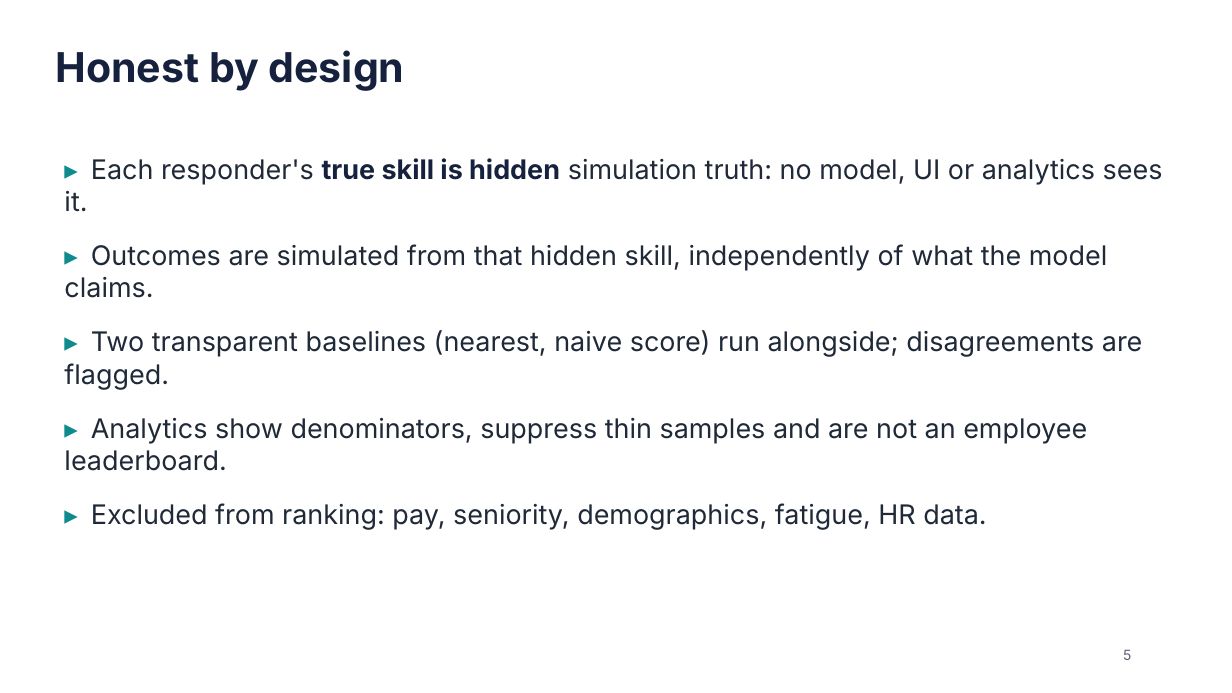
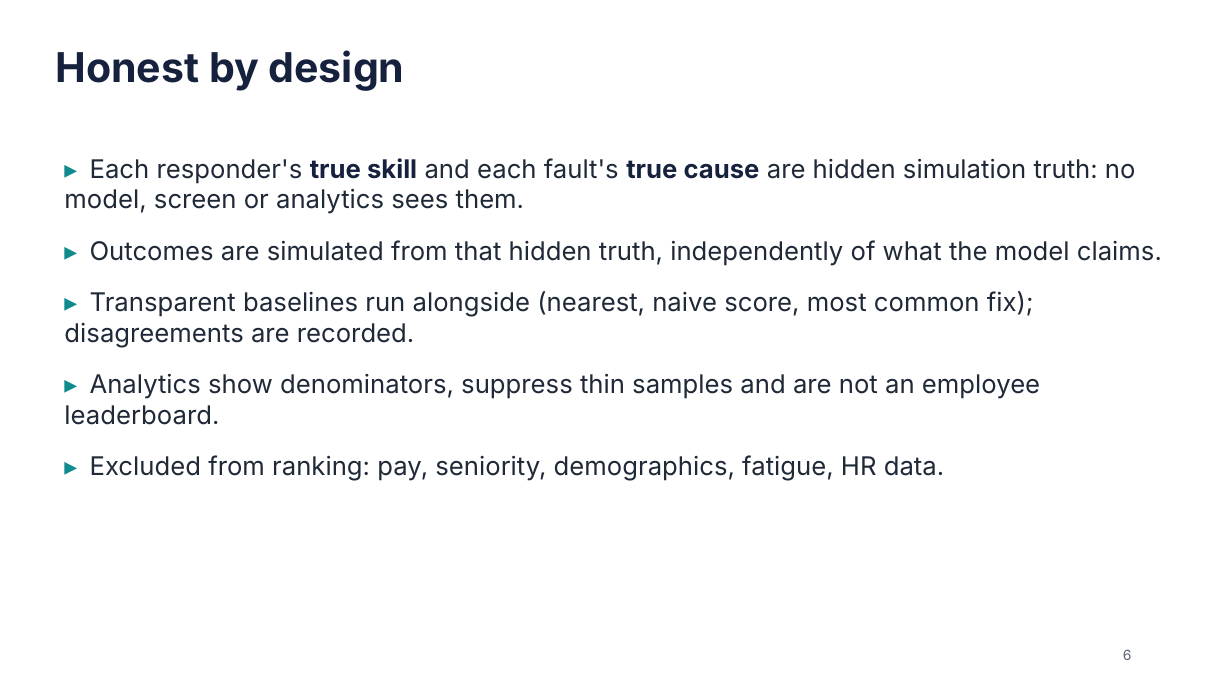
Before and after one commit to e8aura-makodev58/amd-compass, a slide deck: slide 6 of docs/submission/ResponseCompass-deck.pptx (slide 5 before the commit). Drawn at 1232x693 pixels with LibreOffice and Linux fonts; fonts in the diff are those of the drawing. Boxes give left, top, right and bottom in pixels: in the first picture for what was removed or moved away, otherwise in the second. Text is boxed around its words. In the diff, an @@ line names an element or a change of style, - is before the commit and + after.

```diff
--- a/docs/submission/ResponseCompass-deck.pptx
+++ b/docs/submission/ResponseCompass-deck.pptx
@@ text at (64,158,1162,347): text changed; size 21 to 20 pt @@
-▸ Each responder's true skill is hidden simulation truth: no model, UI or analytics sees it.
-▸ Outcomes are simulated from that hidden skill, independently of what the model claims.
-▸ Two transparent baselines (nearest, naive score) run alongside; disagreements are flagged.
+▸ Each responder's true skill and each fault's true cause are hidden simulation truth: no model, screen or analytics sees them.
+▸ Outcomes are simulated from that hidden truth, independently of what the model claims.
+▸ Transparent baselines run alongside (nearest, naive score, most common fix); disagreements are recorded.
@@ text at (64,373,1040,481): size 21 to 20 pt in "▸ Analytics show denominators, suppress thin samples ...", "▸ Excluded from ranking: pay, seniority, demographics, ..." @@
@@ text at (1123,649,1132,660): text changed @@
-5
+6
```
Also in this commit, not shown: 7 other slides changed, 6 slides added, 2 slides removed, 16 other files.
